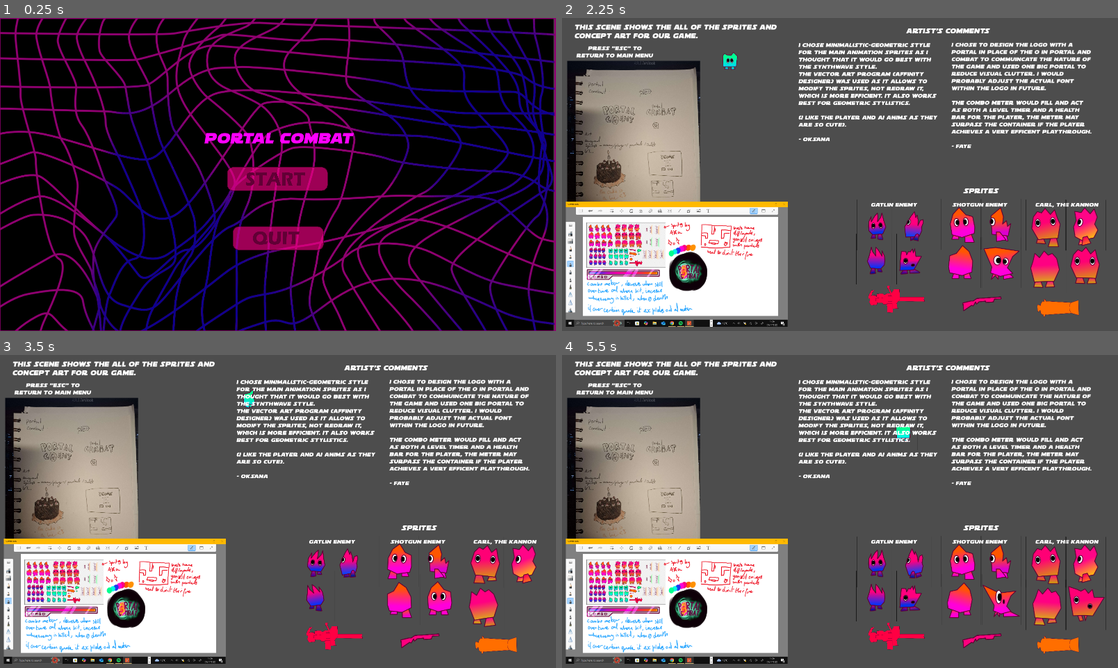
Above: before the commit, frames 1-4 (two rows, left to right).
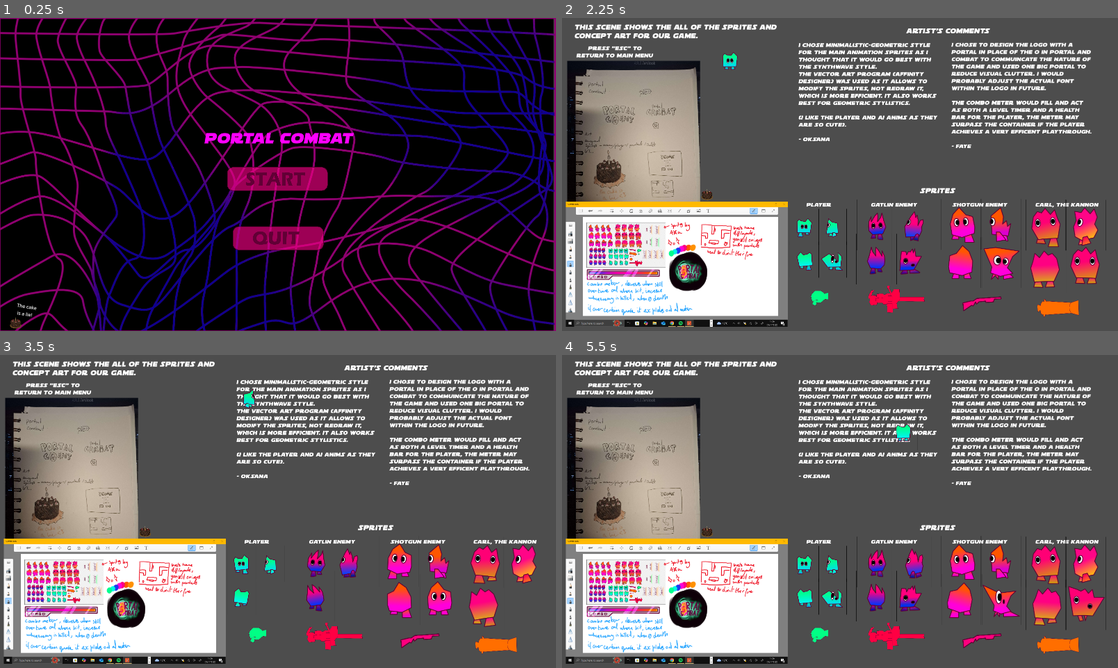
Above: after the commit, the same moments.

Repository: Atticus-Atticus/Portal-Combat
Game: Godot game, scene res://Scenes/MainMenu.tscn
The game is run twice, just before and just after one commit, with the same random seed, the same clock (stepped at 60 frames per second) and the same inputs. The engine's default icon, where the game draws it, is replaced by a stand-in: a white triangle on a blue panel in a dark square.
Inputs (mouse positions are in pixels of both pictures, inside the frame that each line leads up to):
- Up to frame 1 (0.25 s): no input
- Up to frame 2 (2.25 s): click (840, 177) at 0.5 s; click "Click Here to see Enemy AIs" at 1.25 s; click "Click Here to see The Art Sho…" at 2 s
- Up to frame 3 (3.5 s): hold D (RIGHT) from 2.78 s (still down)
- Up to frame 4 (5.5 s): release D (RIGHT) at 3.53 s; hold S (DOWN) 3.53-4.28 s; hold D (RIGHT) 4.28-5.03 s; hold W (UP) from 5.03 s (still down)

The runs differ from the first frame. In frame 1, 0.1% of the frame differs, in the area x 1-7%, y 91-100%; in frame 2, 0.9%; in frame 3, 0.7%; in frame 4, 0.9%, in the area x 25-79%, y 21-92%.

Commit message:
Final final merge

Diff:
--- a/Scenes/MainMenu.tscn
+++ b/Scenes/MainMenu.tscn
@@ -10,6 +10,7 @@
 [ext_resource type="FontFile" uid="uid://2ui370r1f7kx" path="res://Fonts/soloist1.ttf" id="8_a78v2"]
 [ext_resource type="Texture2D" uid="uid://ci3jo6l51unsn" path="res://Sprites/startB.png" id="9_h1eji"]
 [ext_resource type="Texture2D" uid="uid://352uts27vg2p" path="res://Sprites/quitB.png" id="10_73gca"]
+[ext_resource type="Texture2D" uid="uid://f8m4sh0kchmd" path="res://Concept Art/200px-Portal_Cake.png" id="11_012o7"]
 
 [sub_resource type="SpriteFrames" id="SpriteFrames_nkno4"]
 animations = [{
@@ -103,5 +104,20 @@
 scale = Vector2(0.3, 0.3)
 texture_normal = ExtResource("10_73gca")
 
+[node name="200Px-portalCake" type="Sprite2D" parent="."]
+position = Vector2(54, 1052)
+scale = Vector2(0.2, 0.2)
+texture = ExtResource("11_012o7")
+
+[node name="Label2" type="Label" parent="."]
+layout_mode = 0
+offset_left = 61.0
+offset_top = 979.0
+offset_right = 129.0
+offset_bottom = 1030.0
+rotation = 0.156483
+text = "The cake
+ is a lie!"
+
 [connection signal="pressed" from="PlayButton" to="." method="_on_play_button_pressed"]
 [connection signal="pressed" from="QuitButton" to="." method="_on_quit_button_pressed"]
--- a/Scenes/Showcase.tscn
+++ b/Scenes/Showcase.tscn
@@ -20,6 +20,13 @@
 [ext_resource type="Texture2D" uid="uid://j02x1yqp7fqq" path="res://Sprites/gulilGun.png" id="17_uwftt"]
 [ext_resource type="Texture2D" uid="uid://dwpewcq1dx7we" path="res://Sprites/shutgun.png" id="18_mlilf"]
 [ext_resource type="Texture2D" uid="uid://cjecpjgan6phv" path="res://Sprites/cunnon.png" id="19_msicg"]
+[ext_resource type="Texture2D" uid="uid://ouhftufg2pbt" path="res://Player/MCback.png" id="21_unded"]
+[ext_resource type="Texture2D" uid="uid://cneqnk484d5rr" path="res://Player/MCdie.png" id="22_hicke"]
+[ext_resource type="Texture2D" uid="uid://634s135xff0c" path="res://Player/MCfront.png" id="23_nmpyk"]
+[ext_resource type="Texture2D" uid="uid://dfupoatlyf4xi" path="res://Player/MCidle.png" id="24_ga118"]
+[ext_resource type="Texture2D" uid="uid://crrj0ic488c6o" path="res://Player/MCside.png" id="25_iwagc"]
+[ext_resource type="Texture2D" uid="uid://cfbl5o1drvb5e" path="res://Sprites/teleporter.png" id="26_tr5he"]
+[ext_resource type="Texture2D" uid="uid://f8m4sh0kchmd" path="res://Concept Art/200px-Portal_Cake.png" id="27_c8c1k"]
 
 [sub_resource type="RectangleShape2D" id="RectangleShape2D_d55pg"]
 size = Vector2(55.0056, 20)
@@ -552,11 +559,204 @@
 "speed": 5.0
 }]
 
+[sub_resource type="AtlasTexture" id="AtlasTexture_bicmi"]
+atlas = ExtResource("21_unded")
+region = Rect2(0, 0, 200, 250)
+
+[sub_resource type="AtlasTexture" id="AtlasTexture_fk2ct"]
+atlas = ExtResource("21_unded")
+region = Rect2(200, 0, 200, 250)
+
+[sub_resource type="AtlasTexture" id="AtlasTexture_qh08l"]
+atlas = ExtResource("21_unded")
+region = Rect2(400, 0, 200, 250)
+
+[sub_resource type="AtlasTexture" id="AtlasTexture_t316b"]
+atlas = ExtResource("21_unded")
+region = Rect2(600, 0, 200, 250)
+
+[sub_resource type="AtlasTexture" id="AtlasTexture_qlv5e"]
+atlas = ExtResource("22_hicke")
+region = Rect2(0, 0, 200, 250)
+
+[sub_resource type="AtlasTexture" id="AtlasTexture_bv03v"]
+atlas = ExtResource("22_hicke")
+region = Rect2(200, 0, 200, 250)
+
+[sub_resource type="AtlasTexture" id="AtlasTexture_matpd"]
+atlas = ExtResource("22_hicke")
+region = Rect2(400, 0, 200, 250)
+
+[sub_resource type="AtlasTexture" id="AtlasTexture_78b5w"]
+atlas = ExtResource("22_hicke")
+region = Rect2(600, 0, 200, 250)
+
+[sub_resource type="AtlasTexture" id="AtlasTexture_1hvd3"]
+atlas = ExtResource("22_hicke")
+region = Rect2(800, 0, 200, 250)
+
+[sub_resource type="AtlasTexture" id="AtlasTexture_hqv3x"]
+atlas = ExtResource("22_hicke")
+region = Rect2(1000, 0, 200, 250)
+
+[sub_resource type="AtlasTexture" id="AtlasTexture_ikvyn"]
+atlas = ExtResource("22_hicke")
+region = Rect2(1200, 0, 200, 250)
+
+[sub_resource type="AtlasTexture" id="AtlasTexture_njwp2"]
+atlas = ExtResource("22_hicke")
+region = Rect2(1400, 0, 200, 250)
+
+[sub_resource type="AtlasTexture" id="AtlasTexture_v5juk"]
+atlas = ExtResource("23_nmpyk")
+region = Rect2(0, 0, 200, 250)
+
+[sub_resource type="AtlasTexture" id="AtlasTexture_pvgrw"]
+atlas = ExtResource("23_nmpyk")
+region = Rect2(200, 0, 200, 250)
+
+[sub_resource type="AtlasTexture" id="AtlasTexture_1thkk"]
+atlas = ExtResource("23_nmpyk")
+region = Rect2(400, 0, 200, 250)
+
+[sub_resource type="AtlasTexture" id="AtlasTexture_ctb3i"]
+atlas = ExtResource("23_nmpyk")
+region = Rect2(600, 0, 200, 250)
+
+[sub_resource type="AtlasTexture" id="AtlasTexture_iiia4"]
+atlas = ExtResource("24_ga118")
+region = Rect2(0, 0, 200, 250)
+
+[sub_resource type="AtlasTexture" id="AtlasTexture_5l2he"]
+atlas = ExtResource("24_ga118")
+region = Rect2(200, 0, 200, 250)
+
+[sub_resource type="AtlasTexture" id="AtlasTexture_tbaxe"]
+atlas = ExtResource("24_ga118")
+region = Rect2(400, 0, 200, 250)
+
+[sub_resource type="AtlasTexture" id="AtlasTexture_j2t4t"]
+atlas = ExtResource("24_ga118")
+region = Rect2(600, 0, 200, 250)
+
+[sub_resource type="AtlasTexture" id="AtlasTexture_dha7u"]
+atlas = ExtResource("25_iwagc")
+region = Rect2(0, 0, 200, 250)
+
+[sub_resource type="AtlasTexture" id="AtlasTexture_4fscy"]
+atlas = ExtResource("25_iwagc")
+region = Rect2(200, 0, 200, 250)
+
+[sub_resource type="AtlasTexture" id="AtlasTexture_ca3cd"]
+atlas = ExtResource("25_iwagc")
+region = Rect2(400, 0, 200, 250)
+
+[sub_resource type="AtlasTexture" id="AtlasTexture_s4qq5"]
+atlas = ExtResource("25_iwagc")
+region = Rect2(600, 0, 200, 250)
+
+[sub_resource type="SpriteFrames" id="SpriteFrames_rgnlc"]
+animations = [{
+"frames": [{
+"duration": 1.0,
+"texture": SubResource("AtlasTexture_bicmi")
+}, {
+"duration": 1.0,
+"texture": SubResource("AtlasTexture_fk2ct")
+}, {
+"duration": 1.0,
+"texture": SubResource("AtlasTexture_qh08l")
+}, {
+"duration": 1.0,
+"texture": SubResource("AtlasTexture_t316b")
+}],
+"loop": true,
+"name": &"Back",
+"speed": 5.0
+}, {
+"frames": [{
+"duration": 1.0,
+"texture": SubResource("AtlasTexture_qlv5e")
+}, {
+"duration": 1.0,
+"texture": SubResource("AtlasTexture_bv03v")
+}, {
+"duration": 1.0,
+"texture": SubResource("AtlasTexture_matpd")
+}, {
+"duration": 1.0,
+"texture": SubResource("AtlasTexture_78b5w")
+}, {
+"duration": 1.0,
+"texture": SubResource("AtlasTexture_1hvd3")
+}, {
+"duration": 1.0,
+"texture": SubResource("AtlasTexture_hqv3x")
+}, {
+"duration": 1.0,
+"texture": SubResource("AtlasTexture_ikvyn")
+}, {
+"duration": 1.0,
+"texture": SubResource("AtlasTexture_njwp2")
+}],
+"loop": true,
+"name": &"Death",
+"speed": 5.0
+}, {
+"frames": [{
+"duration": 1.0,
+"texture": SubResource("AtlasTexture_v5juk")
+}, {
+"duration": 1.0,
+"texture": SubResource("AtlasTexture_pvgrw")
+}, {
+"duration": 1.0,
+"texture": SubResource("AtlasTexture_1thkk")
+}, {
+"duration": 1.0,
+"texture": SubResource("AtlasTexture_ctb3i")
+}],
+"loop": true,
+"name": &"Front",
+"speed": 5.0
+}, {
+"frames": [{
+"duration": 1.0,
+"texture": SubResource("AtlasTexture_iiia4")
+}, {
+"duration": 1.0,
+"texture": SubResource("AtlasTexture_5l2he")
+}, {
+"duration": 1.0,
+"texture": SubResource("AtlasTexture_tbaxe")
+}, {
+"duration": 1.0,
+"texture": SubResource("AtlasTexture_j2t4t")
+}],
+"loop": true,
+"name": &"Idle",
+"speed": 5.0
+}, {
+"frames": [{
+"duration": 1.0,
+"texture": SubResource("AtlasTexture_dha7u")
+}, {
+"duration": 1.0,
+"texture": SubResource("AtlasTexture_4fscy")
+}, {
+"duration": 1.0,
+"texture": SubResource("AtlasTexture_ca3cd")
+}, {
+"duration": 1.0,
+"texture": SubResource("AtlasTexture_s4qq5")
+}],
+"loop": true,
+"name": &"Side",
+"speed": 5.0
+}]
+
 [node name="Node2D" type="Node2D"]
 script = ExtResource("1_of0nk")
-
-[node name="Player" parent="." instance=ExtResource("1_80ipy")]
-position = Vector2(578, 148)
 
 [node name="StaticBody2D" type="StaticBody2D" parent="."]
 position = Vector2(-95, 74)
@@ -601,10 +801,10 @@
 autowrap_mode = 2
 
 [node name="Label6" type="Label" parent="."]
-offset_left = 1087.0
-offset_top = 583.0
-offset_right = 1804.0
-offset_bottom = 648.0
+offset_left = 937.0
+offset_top = 582.0
+offset_right = 1654.0
+offset_bottom = 647.0
 text = "Sprites"
 label_settings = SubResource("LabelSettings_851df")
 horizontal_alignment = 1
@@ -684,6 +884,15 @@
 label_settings = SubResource("LabelSettings_gyceq")
 autowrap_mode = 2
 
+[node name="Label10" type="Label" parent="."]
+offset_left = 843.0
+offset_top = 633.0
+offset_right = 1073.0
+offset_bottom = 655.0
+text = "Player"
+label_settings = SubResource("LabelSettings_gyceq")
+autowrap_mode = 2
+
 [node name="AnimatedSprite2D" type="AnimatedSprite2D" parent="."]
 position = Vector2(1088, 714)
 scale = Vector2(0.7, 0.7)
@@ -798,3 +1007,48 @@
 scale = Vector2(0.2, 0.2)
 texture = ExtResource("19_msicg")
 offset = Vector2(330, -9.99998)
+
+[node name="AnimatedSprite2D13" type="AnimatedSprite2D" parent="."]
+position = Vector2(837, 721)
+scale = Vector2(0.5, 0.5)
+sprite_frames = SubResource("SpriteFrames_rgnlc")
+animation = &"Front"
+autoplay = "Front"
+frame_progress = 0.698888
+
+[node name="AnimatedSprite2D14" type="AnimatedSprite2D" parent="."]
+position = Vector2(933, 721)
+scale = Vector2(0.5, 0.5)
+sprite_frames = SubResource("SpriteFrames_rgnlc")
+animation = &"Side"
+autoplay = "Side"
+frame_progress = 0.651048
+
+[node name="AnimatedSprite2D15" type="AnimatedSprite2D" parent="."]
+position = Vector2(933, 834)
+scale = Vector2(0.5, 0.5)
+sprite_frames = SubResource("SpriteFrames_rgnlc")
+animation = &"Death"
+autoplay = "Death"
+frame_progress = 0.687007
+
+[node name="AnimatedSprite2D16" type="AnimatedSprite2D" parent="."]
+position = Vector2(837, 834)
+scale = Vector2(0.5, 0.5)
+sprite_frames = SubResource("SpriteFrames_rgnlc")
+animation = &"Back"
+autoplay = "Back"
+frame_progress = 0.532245
+
+[node name="Teleporter" type="Sprite2D" parent="."]
+position = Vector2(890, 967)
+scale = Vector2(0.15, 0.15)
+texture = ExtResource("26_tr5he")
+
+[node name="Player" parent="." instance=ExtResource("1_80ipy")]
+position = Vector2(578, 148)
+
+[node name="200Px-portalCake" type="Sprite2D" parent="."]
+position = Vector2(501, 609)
+scale = Vector2(0.2, 0.2)
+texture = ExtResource("27_c8c1k")
Not shown: 1 places in Scenes/MainMenu.tscn that only renumber resources
Not shown: 1 places in Scenes/Showcase.tscn that only renumber resources
